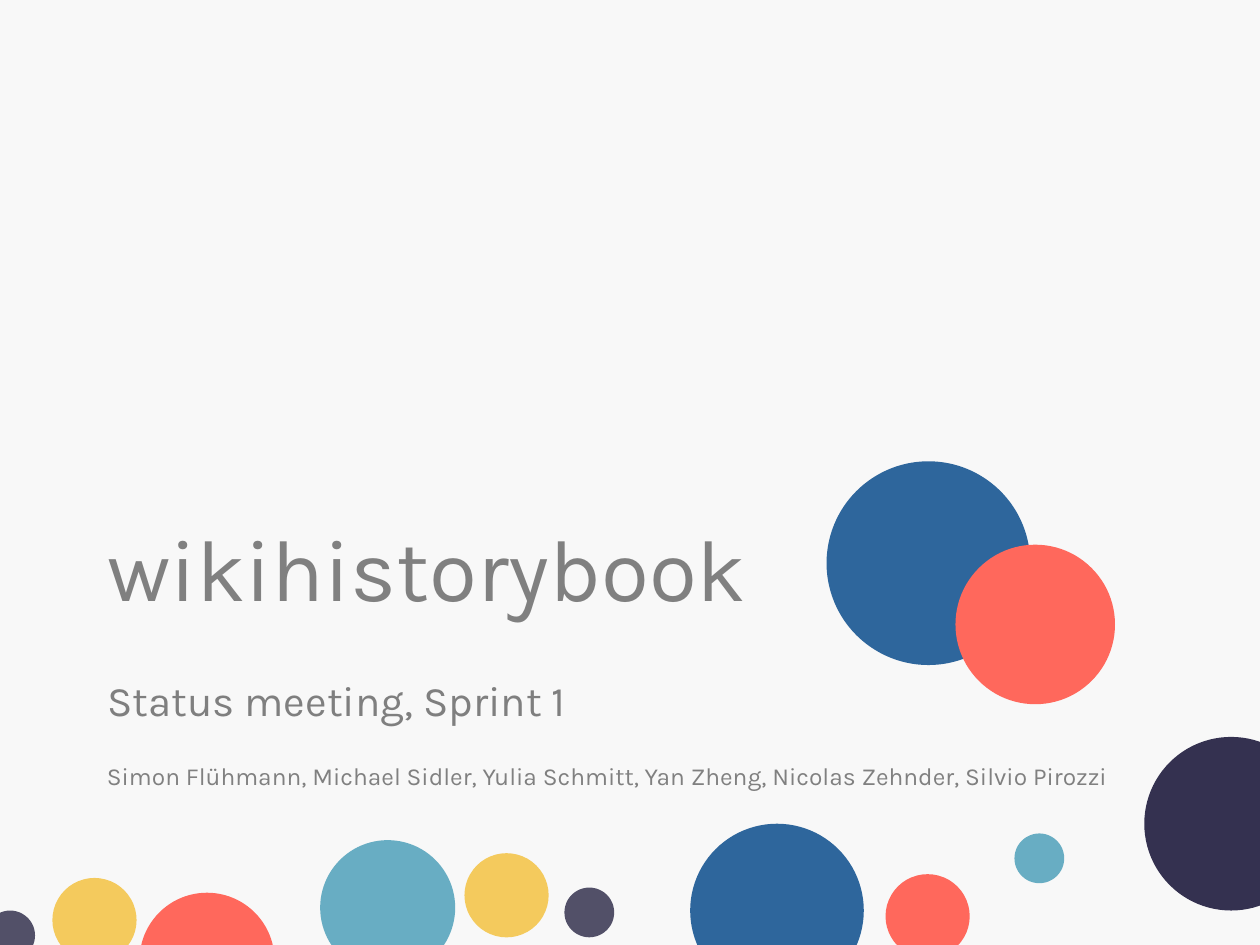
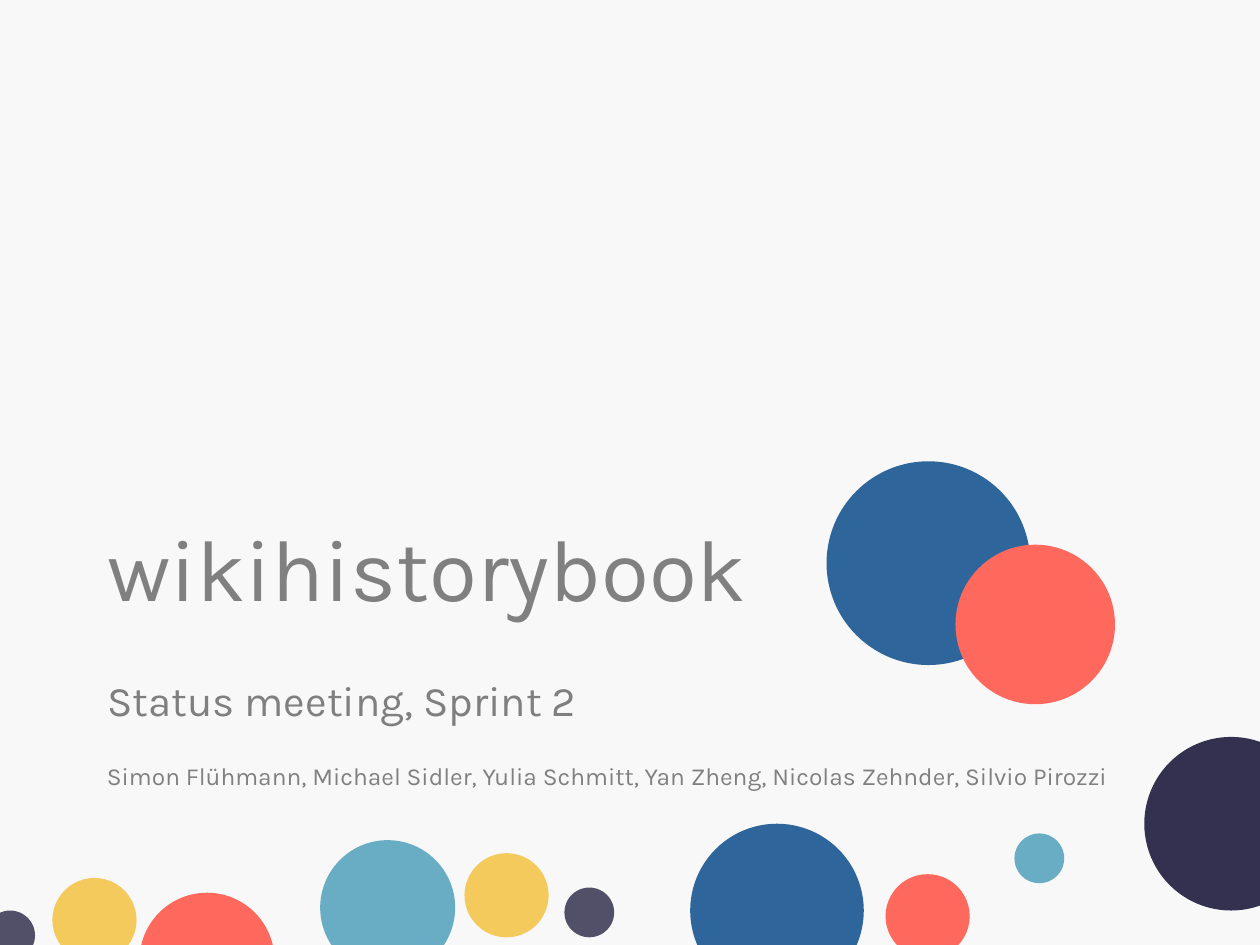
Before and after one commit to neptunehigh/wikihistorybook, a slide deck: slide 1 of administration/Sprint presentations/Presentation_Sprint_1.pptx. Drawn at 1260x945 pixels with LibreOffice and Linux fonts; fonts in the diff are those of the drawing; background and template pictures are left out. Boxes give left, top, right and bottom in pixels: in the first picture for what was removed or moved away, otherwise in the second. Text is boxed around its words. In the diff, an @@ line names an element or a change of style, - is before the commit and + after.

```diff
--- a/administration/Sprint presentations/Presentation_Sprint_1.pptx
+++ b/administration/Sprint presentations/Presentation_Sprint_1.pptx
@@ subtitle at [107,687,576,726]: text changed @@
-Status meeting, Sprint 1
+Status meeting, Sprint 2
```
Also in this commit, not shown: 7 other slides changed, 2 slides added.
